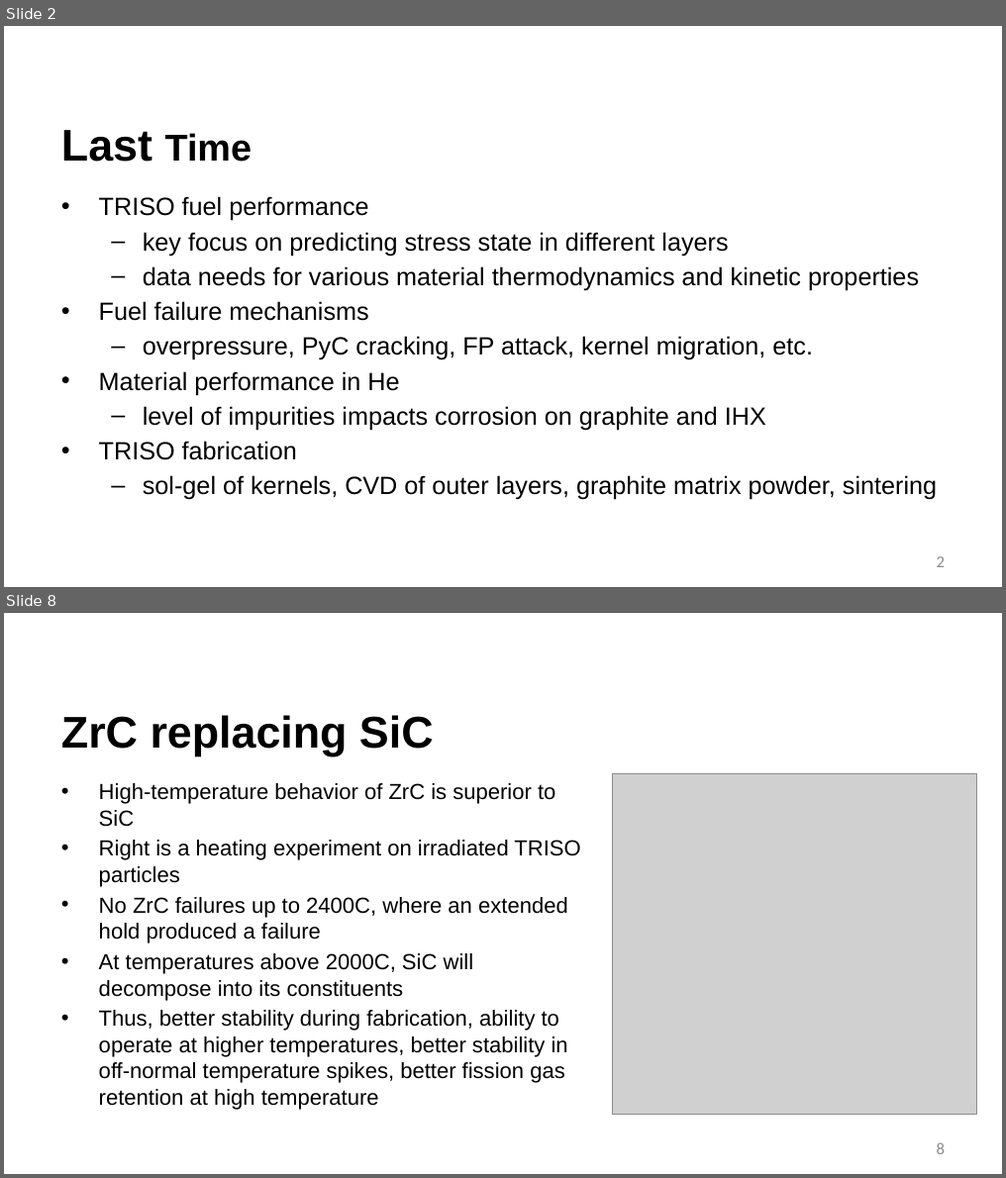
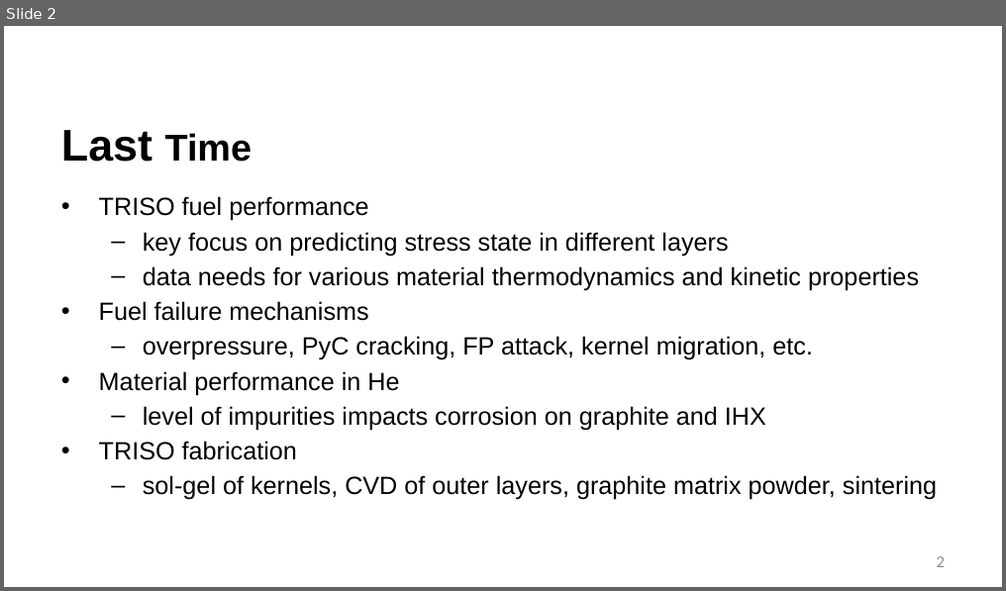
Before and after one commit to benbeeler/TEACHING, a slide deck: Advanced Reactor Materials/Fall2026/Lec7_TRISO.pptx. Shown one above the other, each under a label of ours: slides 2 and 8 before the commit, slide 2 after it; the slides between them are not shown. The pictures are 1006x1178 and 1006x591 pixels, drawn with LibreOffice and Linux fonts; fonts in the diff are those of the drawing; grey boxes stand for pictures; background and template pictures are left out. Boxes give left, top, right and bottom in pixels: in the first picture for what was removed or moved away, otherwise in the second. Text is boxed around its words. In the diff, an @@ line names an element or a change of style, - is before the commit and + after.

```diff
--- a/Advanced Reactor Materials/Fall2026/Lec7_TRISO.pptx
+++ b/Advanced Reactor Materials/Fall2026/Lec7_TRISO.pptx
@@ slide 8 removed at (x1=4, y1=613, x2=1002, y2=1174), background #FFFFFF @@
@@ title removed at (x1=61, y1=715, x2=434, y2=757) @@
-ZrC replacing SiC
@@ text removed at (x1=99, y1=783, x2=580, y2=1110) @@
-• High-temperature behavior of ZrC is superior to SiC
-• Right is a heating experiment on irradiated TRISO particles
-• No ZrC failures up to 2400C, where an extended hold produced a failure
-• At temperatures above 2000C, SiC will decompose into its constituents
-• Thus, better stability during fabrication, ability to operate at higher temperatures, better stability in off-normal temperature spikes, better fission gas retention at high temperature
@@ picture removed at (x1=613, y1=774, x2=976, y2=1115) @@
@@ page number removed at (x1=937, y1=1143, x2=944, y2=1155) @@
-8
```
Also in this commit, not shown: 1 slide changed, 12 other slides removed, 4 other files.
